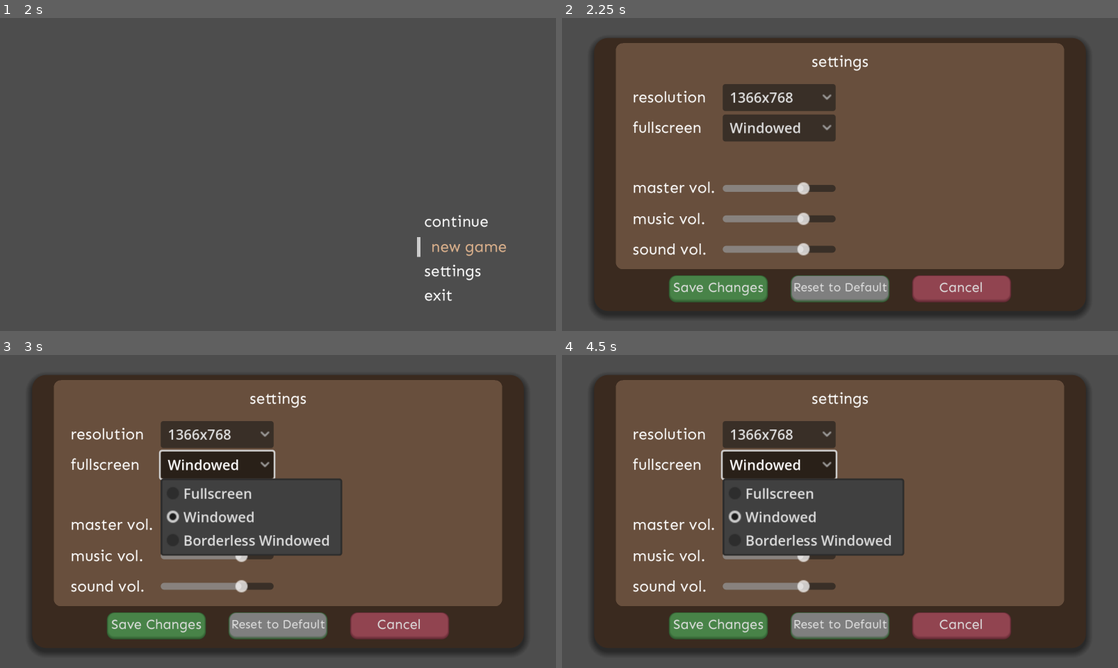
Above: before the commit, frames 1-4 (two rows, left to right).
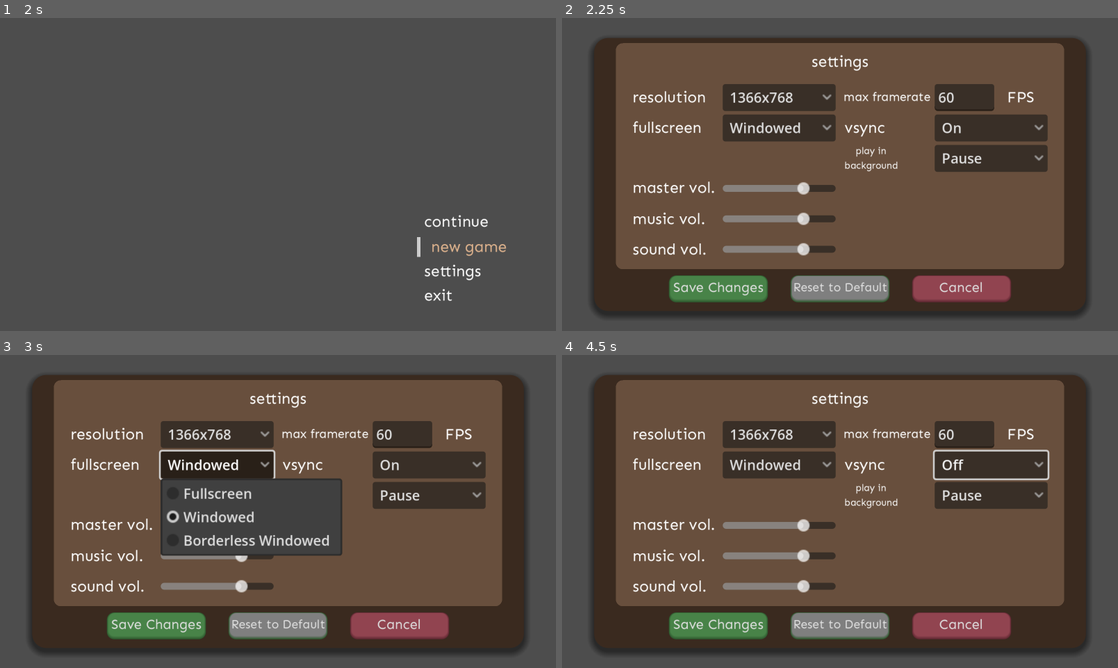
Above: after the commit, the same moments.

Repository: Jon-Alc/Settings-Demo
Game: Godot game, scene res://nodes/scenes/startup.tscn
Two runs of this game, one before a commit and one after it. Both use one fixed random seed, a clock stepped at 60 frames per second and the inputs below.
Inputs (mouse positions are in pixels of both pictures, inside the frame that each line leads up to):
- Up to frame 1 (2 s): tap Enter at 0.5 s; move the mouse to (450, 221) at 0.52 s; press the mouse at (450, 221) at 0.53 s; tap Space at 1.25 s; move the mouse to (461, 246) at 1.27 s; release the mouse at (461, 246) at 1.28 s; click (461, 246) at 1.35 s
- Up to frame 2 (2.25 s): tap Enter at 2 s; move the mouse to (1012, 271) at 2.02 s; press the mouse at (1012, 271) at 2.03 s
- Up to frame 3 (3 s): release the mouse at (450, 608) at 2.75 s; click "Windowed" at 2.75 s
- Up to frame 4 (4.5 s): click "Windowed" (after the commit: "On") at 3.5 s; click "Windowed" (after the commit: "Pause") at 4.25 s

Frame 1 is identical in both runs. In frame 2, 4.9% of the frame differs, in the area x 50-88%, y 21-50%; in frame 3, 4.7%; in frame 4, 13%, in the area x 28-88%, y 21-65%.

Commit message:
Adds extra options for max framerate, vsync, playing in background

Diff:
--- a/nodes/components/settings.tscn
+++ b/nodes/components/settings.tscn
@@ -111,9 +111,39 @@
 popup/item_8/text = "3840x2160"
 popup/item_8/id = 8
 
-[node name="Item2" type="Control" parent="OuterOptionsContainer/GridContainer"]
-custom_minimum_size = Vector2(240, 0)
-layout_mode = 2
+[node name="Framerate" type="CenterContainer" parent="OuterOptionsContainer/GridContainer"]
+custom_minimum_size = Vector2(240, 31)
+layout_mode = 2
+
+[node name="HBoxContainer" type="HBoxContainer" parent="OuterOptionsContainer/GridContainer/Framerate"]
+custom_minimum_size = Vector2(230, 0)
+layout_mode = 2
+
+[node name="FramerateLabel" type="Label" parent="OuterOptionsContainer/GridContainer/Framerate/HBoxContainer"]
+custom_minimum_size = Vector2(100, 0)
+layout_mode = 2
+size_flags_horizontal = 6
+theme = ExtResource("2_kynh7")
+theme_override_font_sizes/font_size = 14
+text = "max framerate"
+
+[node name="HBoxContainer" type="HBoxContainer" parent="OuterOptionsContainer/GridContainer/Framerate/HBoxContainer"]
+custom_minimum_size = Vector2(130, 0)
+layout_mode = 2
+
+[node name="FramerateLineEdit" type="LineEdit" parent="OuterOptionsContainer/GridContainer/Framerate/HBoxContainer/HBoxContainer"]
+custom_minimum_size = Vector2(60, 0)
+layout_mode = 2
+text = "60"
+placeholder_text = "60"
+
+[node name="FramerateLabel" type="Label" parent="OuterOptionsContainer/GridContainer/Framerate/HBoxContainer/HBoxContainer"]
+custom_minimum_size = Vector2(35, 0)
+layout_mode = 2
+size_flags_horizontal = 6
+theme = ExtResource("2_kynh7")
+theme_override_font_sizes/font_size = 18
+text = "FPS"
 
 [node name="Fullscreen" type="CenterContainer" parent="OuterOptionsContainer/GridContainer"]
 custom_minimum_size = Vector2(240, 31)
@@ -147,17 +177,70 @@
 popup/item_2/text = "Borderless Windowed"
 popup/item_2/id = 2
 
-[node name="Item4" type="Control" parent="OuterOptionsContainer/GridContainer"]
-custom_minimum_size = Vector2(240, 0)
-layout_mode = 2
+[node name="VSync" type="CenterContainer" parent="OuterOptionsContainer/GridContainer"]
+custom_minimum_size = Vector2(240, 31)
+layout_mode = 2
+
+[node name="HBoxContainer" type="HBoxContainer" parent="OuterOptionsContainer/GridContainer/VSync"]
+custom_minimum_size = Vector2(230, 0)
+layout_mode = 2
+
+[node name="VSyncLabel" type="Label" parent="OuterOptionsContainer/GridContainer/VSync/HBoxContainer"]
+custom_minimum_size = Vector2(100, 0)
+layout_mode = 2
+size_flags_horizontal = 6
+theme = ExtResource("2_kynh7")
+theme_override_font_sizes/font_size = 18
+text = "vsync"
+
+[node name="FullscreenOptions" type="OptionButton" parent="OuterOptionsContainer/GridContainer/VSync/HBoxContainer"]
+custom_minimum_size = Vector2(130, 0)
+layout_mode = 2
+size_flags_horizontal = 6
+clip_text = true
+selected = 1
+fit_to_longest_item = false
+item_count = 3
+popup/item_0/text = "Off"
+popup/item_0/id = 0
+popup/item_1/text = "On"
+popup/item_1/id = 1
+popup/item_2/text = "Adaptive"
+popup/item_2/id = 2
 
 [node name="Item5" type="CenterContainer" parent="OuterOptionsContainer/GridContainer"]
 custom_minimum_size = Vector2(240, 31)
 layout_mode = 2
 
-[node name="Item6" type="Control" parent="OuterOptionsContainer/GridContainer"]
-custom_minimum_size = Vector2(240, 0)
-layout_mode = 2
+[node name="BackgroundPlay" type="CenterContainer" parent="OuterOptionsContainer/GridContainer"]
+custom_minimum_size = Vector2(240, 31)
+layout_mode = 2
+
+[node name="HBoxContainer" type="HBoxContainer" parent="OuterOptionsContainer/GridContainer/BackgroundPlay"]
+custom_minimum_size = Vector2(230, 0)
+layout_mode = 2
+
+[node name="BackgroundPlayLabel" type="Label" parent="OuterOptionsContainer/GridContainer/BackgroundPlay/HBoxContainer"]
+custom_minimum_size = Vector2(100, 0)
+layout_mode = 2
+size_flags_horizontal = 6
+theme = ExtResource("2_kynh7")
+theme_override_font_sizes/font_size = 11
+text = "    play in
+background"
+
+[node name="FullscreenOptions" type="OptionButton" parent="OuterOptionsContainer/GridContainer/BackgroundPlay/HBoxContainer"]
+custom_minimum_size = Vector2(130, 0)
+layout_mode = 2
+size_flags_horizontal = 6
+clip_text = true
+selected = 1
+fit_to_longest_item = false
+item_count = 2
+popup/item_0/text = "Play"
+popup/item_0/id = 0
+popup/item_1/text = "Pause"
+popup/item_1/id = 1
 
 [node name="MasterVolume" type="CenterContainer" parent="OuterOptionsContainer/GridContainer"]
 custom_minimum_size = Vector2(240, 31)
@@ -301,6 +384,8 @@
 
 [connection signal="item_selected" from="OuterOptionsContainer/GridContainer/Resolution/HBoxContainer/ResolutionOptions" to="." method="_on_resolution_option_item_selected"]
 [connection signal="item_selected" from="OuterOptionsContainer/GridContainer/Fullscreen/HBoxContainer/FullscreenOptions" to="." method="_on_fullscreen_options_item_selected"]
+[connection signal="item_selected" from="OuterOptionsContainer/GridContainer/VSync/HBoxContainer/FullscreenOptions" to="." method="_on_fullscreen_options_item_selected"]
+[connection signal="item_selected" from="OuterOptionsContainer/GridContainer/BackgroundPlay/HBoxContainer/FullscreenOptions" to="." method="_on_fullscreen_options_item_selected"]
 [connection signal="value_changed" from="OuterOptionsContainer/GridContainer/MasterVolume/HBoxContainer/MasterVolumeSlider" to="." method="_on_master_volume_slider_value_changed"]
 [connection signal="value_changed" from="OuterOptionsContainer/GridContainer/MusicVolume/HBoxContainer/MusicVolumeSlider" to="." method="_on_music_volume_slider_value_changed"]
 [connection signal="value_changed" from="OuterOptionsContainer/GridContainer/SoundVolume/HBoxContainer/SoundVolumeSlider" to="." method="_on_sound_volume_slider_value_changed"]
--- a/project.godot
+++ b/project.godot
@@ -28,6 +28,10 @@
 window/size/resizable=false
 window/stretch/mode="canvas_items"
 
+[editor_plugins]
+
+enabled=PackedStringArray("res://addons/gdUnit4/plugin.cfg")
+
 [input]
 
 LeftClick={
